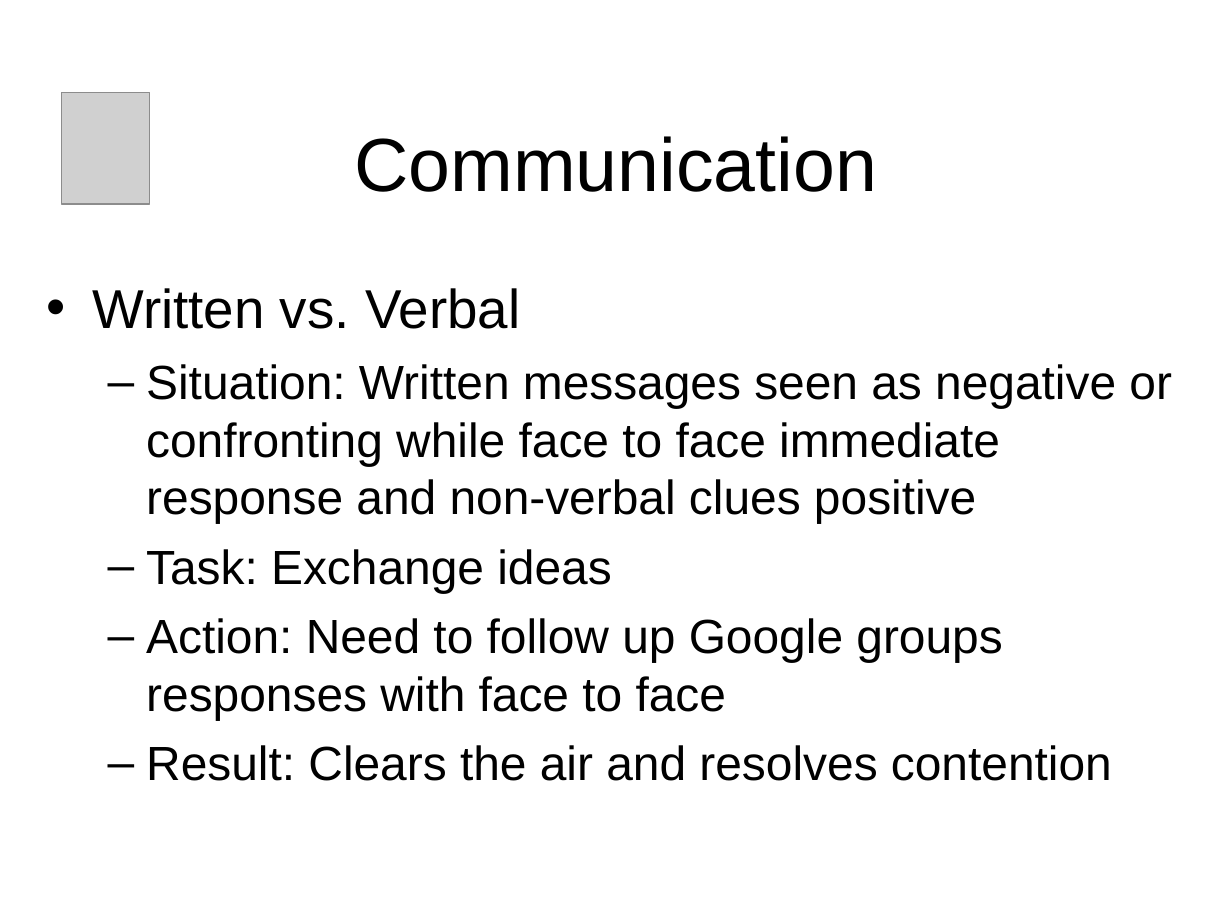
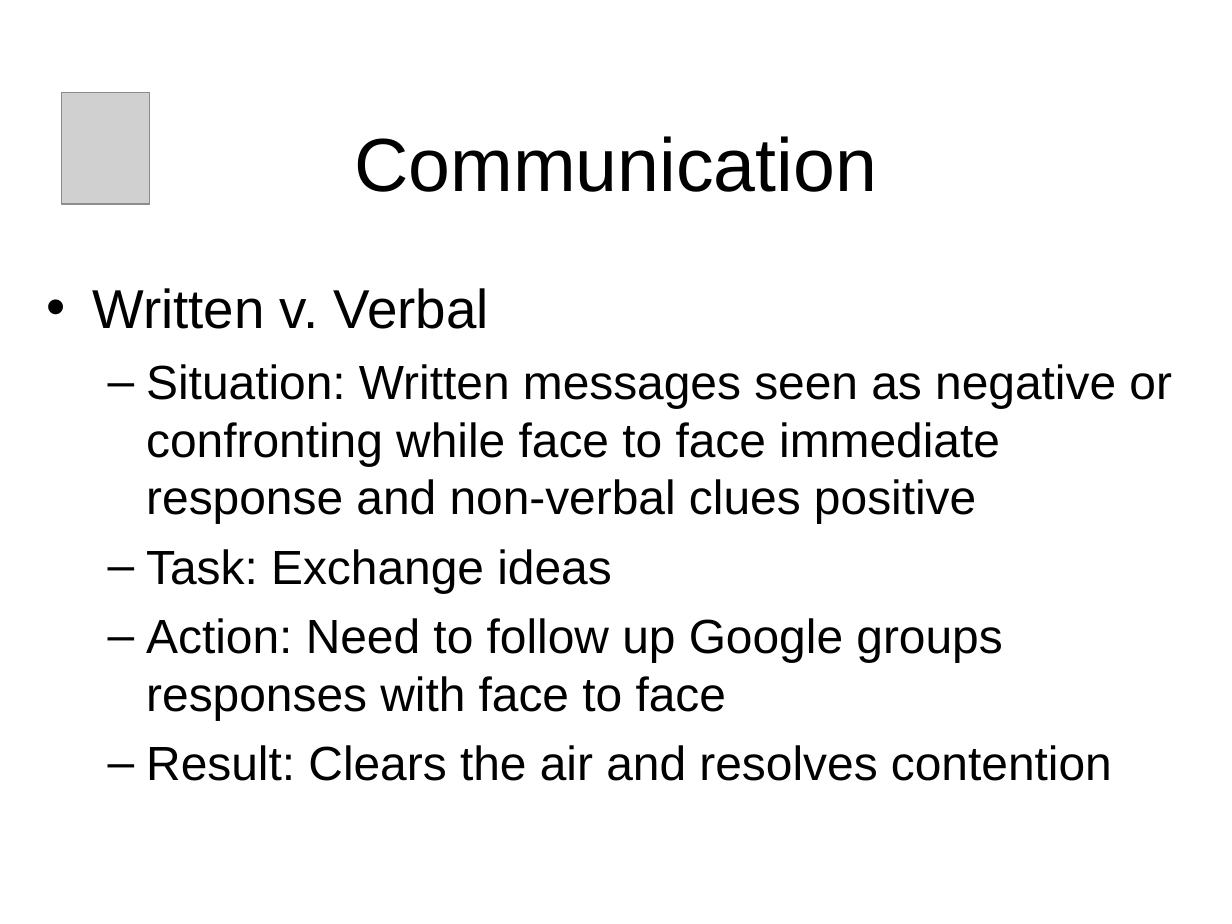
Before and after one commit to piannaf/tigers, a slide deck: slide 5 of docs/2010-09-20_Project Analysis Presentation/analysis.ppt. Drawn at 1232x924 pixels with LibreOffice and Linux fonts; fonts in the diff are those of the drawing; grey boxes stand for pictures; background and template pictures are left out. Boxes give left, top, right and bottom in pixels: in the first picture for what was removed or moved away, otherwise in the second. Text is boxed around its words. In the diff, an @@ line names an element or a change of style, - is before the commit and + after.

```diff
--- a/docs/2010-09-20_Project Analysis Presentation/analysis.ppt
+++ b/docs/2010-09-20_Project Analysis Presentation/analysis.ppt
@@ text at [92,288,489,329]: text changed @@
-• Written vs. Verbal
+• Written v. Verbal
```
Also in this commit, not shown: 1 slide removed.
